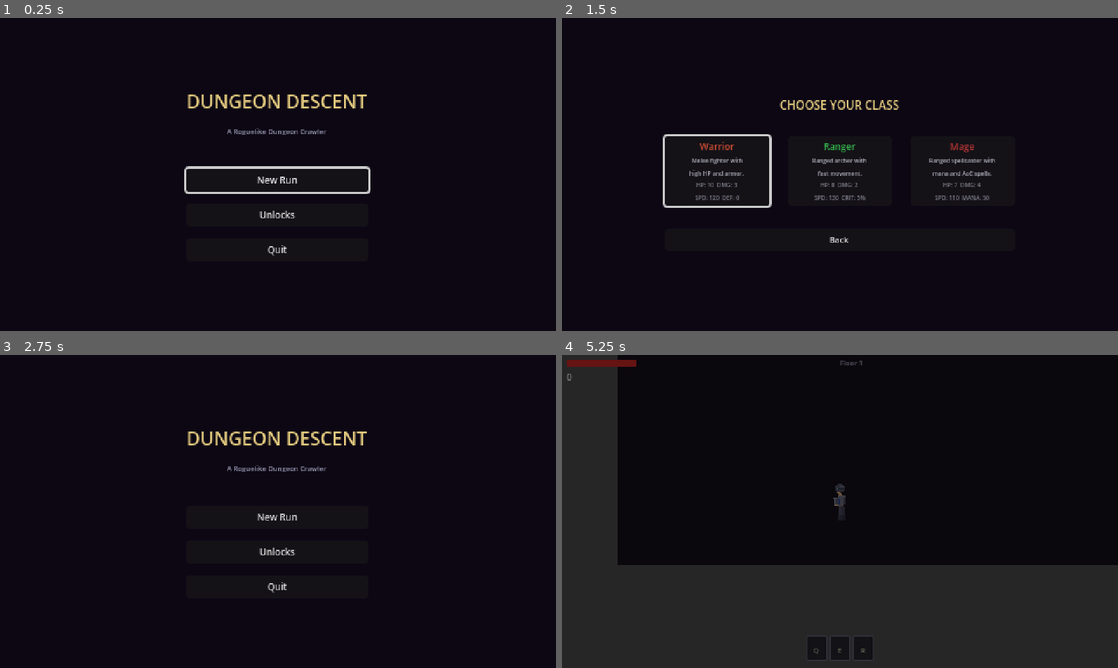
Above: before the commit, frames 1-4 (two rows, left to right).
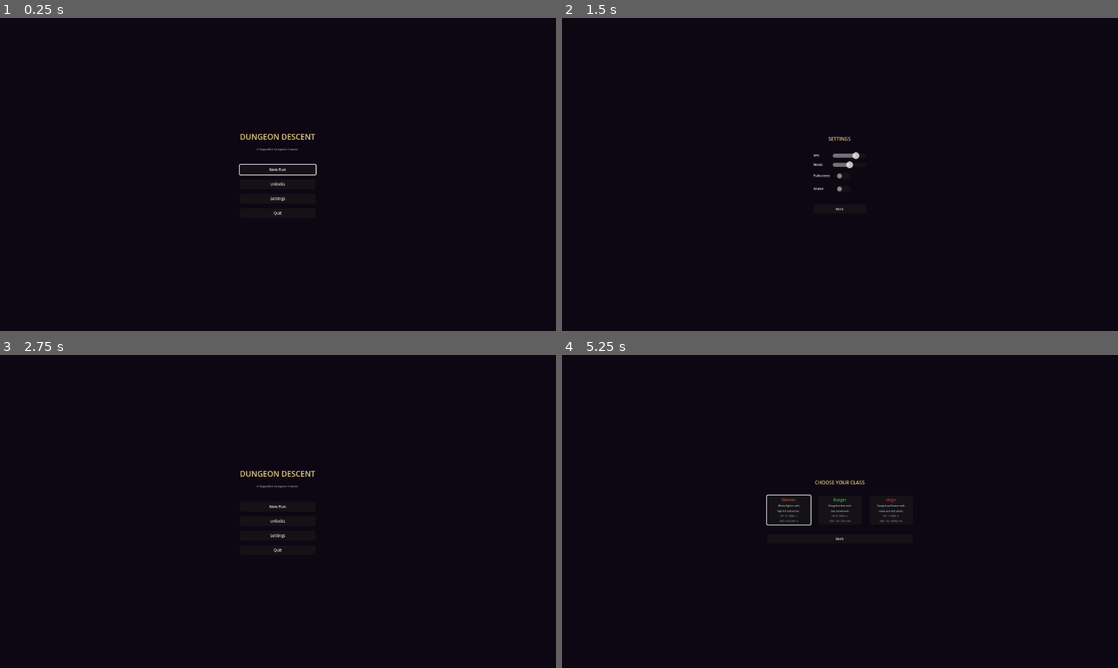
Above: after the commit, the same moments.

Repository: domaki7/2d-dungeon-crawler-roguelike
Game: Godot game, scene res://scenes/main/main.tscn
The game is run twice, just before and just after one commit, with the same random seed, the same clock (stepped at 60 frames per second) and the same inputs.
Inputs (mouse positions are in pixels of both pictures, inside the frame that each line leads up to):
- Up to frame 1 (0.25 s): no input
- Up to frame 2 (1.5 s): click (840, 199) at 0.5 s, where only the run after the commit has a clickable "Settings"; click (845, 190) at 1.27 s
- Up to frame 3 (2.75 s): click "Back" at 2 s
- Up to frame 4 (5.25 s): click "New Run" at 2.75 s; click "Back" at 3.5 s; click "New Run" at 4.25 s; click (717, 508) at 5.02 s

The runs differ from the first frame. In frame 1, 2.1% of the frame differs, in the area x 33-67%, y 24-76%; in frame 2, 2.4%; in frame 3, 1.4%; in frame 4, 40%, in the area x 0-100%, y 0-100%.

Commit message:
Commit message: add title screen settings: extract shared SettingsPanel component from pause menu, add Settings button to title screen with inline swap view for volume/fullscreen/shake options

Diff:
--- a/project.godot
+++ b/project.godot
@@ -29,8 +29,6 @@
 
 [display]
 
-window/size/viewport_width=480
-window/size/viewport_height=270
 window/size/mode=3
 window/size/window_width_override=1920
 window/size/window_height_override=1080
--- /dev/null
+++ b/scenes/ui/settings_panel.tscn
@@ -0,0 +1,6 @@
+[gd_scene load_steps=2 format=3]
+
+[ext_resource type="Script" path="res://scripts/ui/settings_panel.gd" id="1_script"]
+
+[node name="SettingsPanel" type="VBoxContainer"]
+script = ExtResource("1_script")
--- a/scripts/config/game_config_data.gd
+++ b/scripts/config/game_config_data.gd
@@ -669,12 +669,12 @@
 ## Tint color applied to the player during War Cry buff
 @export var ui_war_cry_buff_color: Color = Color(1.2, 1.1, 0.8, 1.0)
 
-@export_group("UI - Pause Menu")
-
-## Minimum volume for pause menu sliders (decibels)
-@export var ui_pause_volume_min_db: float = -20.0
-## Maximum volume for pause menu sliders (decibels)
-@export var ui_pause_volume_max_db: float = 0.0
+@export_group("UI - Settings")
+
+## Minimum volume for settings sliders (decibels)
+@export var ui_settings_volume_min_db: float = -20.0
+## Maximum volume for settings sliders (decibels)
+@export var ui_settings_volume_max_db: float = 0.0
 
 @export_group("UI - Stat Comparison")
 
--- a/scripts/ui/pause_menu.gd
+++ b/scripts/ui/pause_menu.gd
@@ -2,10 +2,7 @@
 
 var _is_paused: bool = false
 var _panel: PanelContainer
-var _sfx_slider: HSlider
-var _music_slider: HSlider
-var _fullscreen_check: CheckButton
-var _shake_check: CheckButton
+var _settings_panel: VBoxContainer
 
 func _ready() -> void:
 	layer = 20
@@ -33,10 +30,7 @@
 	get_tree().paused = false
 
 func _sync_controls() -> void:
-	_sfx_slider.value = SaveManager.get_setting("sfx_volume_db", -5.0)
-	_music_slider.value = SaveManager.get_setting("music_volume_db", -10.0)
-	_fullscreen_check.button_pressed = SaveManager.get_setting("fullscreen", false)
-	_shake_check.button_pressed = SaveManager.get_setting("screen_shake_enabled", true)
+	_settings_panel.sync_controls()
 
 func _build_ui() -> void:
 	var overlay: ColorRect = ColorRect.new()
@@ -71,20 +65,9 @@
 	var sep1: HSeparator = HSeparator.new()
 	vbox.add_child(sep1)
 
-	var vol_min: float = GameConfig.config.ui_pause_volume_min_db
-	var vol_max: float = GameConfig.config.ui_pause_volume_max_db
-
-	_sfx_slider = _create_slider_row(vbox, "SFX", vol_min, vol_max, -5.0)
-	_sfx_slider.value_changed.connect(_on_sfx_volume_changed)
-
-	_music_slider = _create_slider_row(vbox, "Music", vol_min, vol_max, -10.0)
-	_music_slider.value_changed.connect(_on_music_volume_changed)
-
-	_fullscreen_check = _create_toggle_row(vbox, "Fullscreen", false)
-	_fullscreen_check.toggled.connect(_on_fullscreen_toggled)
-
-	_shake_check = _create_toggle_row(vbox, "Shake", true)
-	_shake_check.toggled.connect(_on_shake_toggled)
+	var settings_scene: PackedScene = preload("res://scenes/ui/settings_panel.tscn")
+	_settings_panel = settings_scene.instantiate() as VBoxContainer
+	vbox.add_child(_settings_panel)
 
 	var sep2: HSeparator = HSeparator.new()
 	vbox.add_child(sep2)
@@ -101,69 +84,12 @@
 	quit_btn.pressed.connect(_on_quit_pressed)
 	vbox.add_child(quit_btn)
 
-func _create_slider_row(parent: VBoxContainer, label_text: String, min_val: float, max_val: float, default_val: float) -> HSlider:
-	var hbox: HBoxContainer = HBoxContainer.new()
-	hbox.add_theme_constant_override("separation", 4)
-	parent.add_child(hbox)
-
-	var label: Label = Label.new()
-	label.text = label_text
-	label.add_theme_font_size_override("font_size", 7)
-	label.custom_minimum_size.x = 36
-	hbox.add_child(label)
-
-	var slider: HSlider = HSlider.new()
-	slider.min_value = min_val
-	slider.max_value = max_val
-	slider.step = 1.0
-	slider.value = default_val
-	slider.custom_minimum_size = Vector2(70, 10)
-	slider.size_flags_horizontal = Control.SIZE_EXPAND_FILL
-	hbox.add_child(slider)
-
-	return slider
-
-func _create_toggle_row(parent: VBoxContainer, label_text: String, default_val: bool) -> CheckButton:
-	var hbox: HBoxContainer = HBoxContainer.new()
-	hbox.add_theme_constant_override("separation", 4)
-	parent.add_child(hbox)
-
-	var label: Label = Label.new()
-	label.text = label_text
-	label.add_theme_font_size_override("font_size", 7)
-	label.custom_minimum_size.x = 36
-	hbox.add_child(label)
-
-	var toggle: CheckButton = CheckButton.new()
-	toggle.button_pressed = default_val
-	hbox.add_child(toggle)
-
-	return toggle
-
 func _create_button(text: String) -> Button:
 	var btn: Button = Button.new()
 	btn.text = text
 	btn.add_theme_font_size_override("font_size", 7)
 	btn.custom_minimum_size = Vector2(100, 14)
 	return btn
-
-func _on_sfx_volume_changed(value: float) -> void:
-	AudioManager.set_sfx_volume(value)
-	SaveManager.set_setting("sfx_volume_db", value)
-
-func _on_music_volume_changed(value: float) -> void:
-	AudioManager.set_music_volume(value)
-	SaveManager.set_setting("music_volume_db", value)
-
-func _on_fullscreen_toggled(pressed: bool) -> void:
-	if pressed:
-		DisplayServer.window_set_mode(DisplayServer.WINDOW_MODE_FULLSCREEN)
-	else:
-		DisplayServer.window_set_mode(DisplayServer.WINDOW_MODE_WINDOWED)
-	SaveManager.set_setting("fullscreen", pressed)
-
-func _on_shake_toggled(pressed: bool) -> void:
-	SaveManager.set_setting("screen_shake_enabled", pressed)
 
 func _on_restart_pressed() -> void:
 	resume()
--- /dev/null
+++ b/scripts/ui/settings_panel.gd
@@ -0,0 +1,89 @@
+extends VBoxContainer
+
+var _sfx_slider: HSlider
+var _music_slider: HSlider
+var _fullscreen_check: CheckButton
+var _shake_check: CheckButton
+
+func _ready() -> void:
+	add_theme_constant_override("separation", 3)
+	_build_controls()
+	sync_controls()
+
+func sync_controls() -> void:
+	_sfx_slider.value = SaveManager.get_setting("sfx_volume_db", -5.0)
+	_music_slider.value = SaveManager.get_setting("music_volume_db", -10.0)
+	_fullscreen_check.button_pressed = SaveManager.get_setting("fullscreen", false)
+	_shake_check.button_pressed = SaveManager.get_setting("screen_shake_enabled", true)
+
+func _build_controls() -> void:
+	var vol_min: float = GameConfig.config.ui_settings_volume_min_db
+	var vol_max: float = GameConfig.config.ui_settings_volume_max_db
+
+	_sfx_slider = _create_slider_row("SFX", vol_min, vol_max)
+	_sfx_slider.value_changed.connect(_on_sfx_volume_changed)
+
+	_music_slider = _create_slider_row("Music", vol_min, vol_max)
+	_music_slider.value_changed.connect(_on_music_volume_changed)
+
+	_fullscreen_check = _create_toggle_row("Fullscreen", false)
+	_fullscreen_check.toggled.connect(_on_fullscreen_toggled)
+
+	_shake_check = _create_toggle_row("Shake", true)
+	_shake_check.toggled.connect(_on_shake_toggled)
+
+func _create_slider_row(label_text: String, min_val: float, max_val: float) -> HSlider:
+	var hbox: HBoxContainer = HBoxContainer.new()
+	hbox.add_theme_constant_override("separation", 4)
+	add_child(hbox)
+
+	var label: Label = Label.new()
+	label.text = label_text
+	label.add_theme_font_size_override("font_size", 7)
+	label.custom_minimum_size.x = 36
+	hbox.add_child(label)
+
+	var slider: HSlider = HSlider.new()
+	slider.min_value = min_val
+	slider.max_value = max_val
+	slider.step = 1.0
+	slider.custom_minimum_size = Vector2(70, 10)
+	slider.size_flags_horizontal = Control.SIZE_EXPAND_FILL
+	hbox.add_child(slider)
+
+	return slider
+
+func _create_toggle_row(label_text: String, default_val: bool) -> CheckButton:
+	var hbox: HBoxContainer = HBoxContainer.new()
+	hbox.add_theme_constant_override("separation", 4)
+	add_child(hbox)
+
+	var label: Label = Label.new()
+	label.text = label_text
+	label.add_theme_font_size_override("font_size", 7)
+	label.custom_minimum_size.x = 36
+	hbox.add_child(label)
+
+	var toggle: CheckButton = CheckButton.new()
+	toggle.button_pressed = default_val
+	hbox.add_child(toggle)
+
+	return toggle
+
+func _on_sfx_volume_changed(value: float) -> void:
+	AudioManager.set_sfx_volume(value)
+	SaveManager.set_setting("sfx_volume_db", value)
+
+func _on_music_volume_changed(value: float) -> void:
+	AudioManager.set_music_volume(value)
+	SaveManager.set_setting("music_volume_db", value)
+
+func _on_fullscreen_toggled(pressed: bool) -> void:
+	if pressed:
+		DisplayServer.window_set_mode(DisplayServer.WINDOW_MODE_FULLSCREEN)
+	else:
+		DisplayServer.window_set_mode(DisplayServer.WINDOW_MODE_WINDOWED)
+	SaveManager.set_setting("fullscreen", pressed)
+
+func _on_shake_toggled(pressed: bool) -> void:
+	SaveManager.set_setting("screen_shake_enabled", pressed)
--- a/scripts/ui/title_screen.gd
+++ b/scripts/ui/title_screen.gd
@@ -2,6 +2,7 @@
 
 var _main_vbox: VBoxContainer
 var _class_select_container: Control
+var _settings_container: Control
 
 func _ready() -> void:
 	size = get_viewport().get_visible_rect().size
@@ -53,6 +54,12 @@
 	unlocks_btn.add_theme_font_size_override("font_size", 8)
 	unlocks_btn.pressed.connect(_on_unlocks_pressed)
 	_main_vbox.add_child(unlocks_btn)
+
+	var settings_btn: Button = Button.new()
+	settings_btn.text = "Settings"
+	settings_btn.add_theme_font_size_override("font_size", 8)
+	settings_btn.pressed.connect(_on_settings_pressed)
+	_main_vbox.add_child(settings_btn)
 
 	var quit_btn: Button = Button.new()
 	quit_btn.text = "Quit"
@@ -187,8 +194,58 @@
 
 	return btn
 
+func _on_settings_pressed() -> void:
+	_show_settings()
+
 func _on_back_from_class_select() -> void:
 	if _class_select_container:
 		_class_select_container.queue_free()
 		_class_select_container = null
 	_main_vbox.visible = true
+
+func _show_settings() -> void:
+	_main_vbox.visible = false
+
+	_settings_container = Control.new()
+	_settings_container.set_anchors_preset(Control.PRESET_FULL_RECT)
+	add_child(_settings_container)
+
+	var center: CenterContainer = CenterContainer.new()
+	center.set_anchors_preset(Control.PRESET_FULL_RECT)
+	_settings_container.add_child(center)
+
+	var vbox: VBoxContainer = VBoxContainer.new()
+	vbox.alignment = BoxContainer.ALIGNMENT_CENTER
+	vbox.add_theme_constant_override("separation", 8)
+	center.add_child(vbox)
+
+	var header: Label = Label.new()
+	header.text = "SETTINGS"
+	header.horizontal_alignment = HORIZONTAL_ALIGNMENT_CENTER
+	header.add_theme_font_size_override("font_size", 10)
+	header.add_theme_color_override("font_color", Color(0.9, 0.8, 0.5))
+	vbox.add_child(header)
+
+	var spacer: Control = Control.new()
+	spacer.custom_minimum_size = Vector2(0, 4)
+	vbox.add_child(spacer)
+
+	var settings_scene: PackedScene = preload("res://scenes/ui/settings_panel.tscn")
+	var settings_panel: VBoxContainer = settings_scene.instantiate() as VBoxContainer
+	vbox.add_child(settings_panel)
+
+	var spacer2: Control = Control.new()
+	spacer2.custom_minimum_size = Vector2(0, 4)
+	vbox.add_child(spacer2)
+
+	var back_btn: Button = Button.new()
+	back_btn.text = "Back"
+	back_btn.add_theme_font_size_override("font_size", 7)
+	back_btn.pressed.connect(_on_back_from_settings)
+	vbox.add_child(back_btn)
+
+func _on_back_from_settings() -> void:
+	if _settings_container:
+		_settings_container.queue_free()
+		_settings_container = null
+	_main_vbox.visible = true
Not shown, added: scripts/ui/settings_panel.gd.uid
Not shown, changed: todo.md
